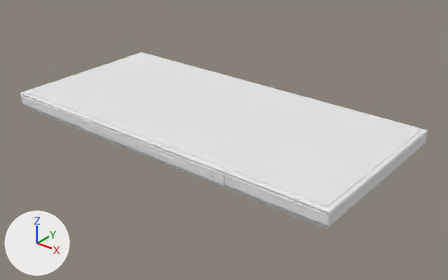
The glTF model game/assets/interior/prize_podium.glb as it was, and as the next commit left it.
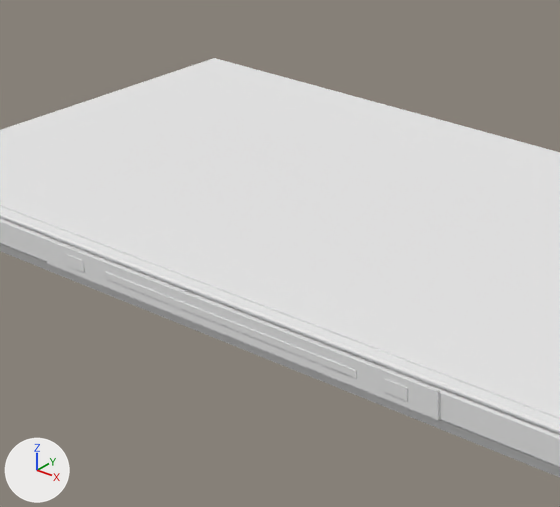
The first picture shows the older version from a 50 mm lens placed at (5.7, -6.78, 4.07), pointed at (0.28, -0.01, -0.13). The close-ups show the older and then the newer version on the part from 14% to 60% of the width and 11% to 77% of the height of that picture. Only the edits that show in the close-ups are written down. The axes (+X, +Y, +Z) are drawn at lower left. The lights are the same throughout. Where no turn or scale is listed for an object, it has been applied to the vertices. Vertices at exactly the same position are counted once.

Script lines for the objects in view, before the commit:
```python
me_podium_toe = bpy.data.meshes.new('Podium_Toe')
me_podium_toe.from_pydata(...)  # 72 vertices, 124 faces; spans x -2.92..2.92, y -1.4..1.4, z 0.0..0.3
# faces by material slot: [112, 12]
me_podium_toe.materials.append(mat_tp_atlas_1a_d)  # white #e7e7e7
me_podium_toe.materials.append(mat_tp_atlas_lights_1a_d)  # white #e7e7e7
me_sign_face_board = bpy.data.meshes.new('Sign_Face_Board')
me_sign_face_board.from_pydata(...)  # 32 vertices, 48 faces; spans x -1.4..1.4, y -1.42..-1.4, z 0.1..0.25
# faces by material slot: [12, 36]
me_sign_face_board.materials.append(mat_tp_atlas_1a_d)  # white #e7e7e7
me_sign_face_board.materials.append(mat_tp_atlas_lights_1a_d)  # white #e7e7e7
ob_prizepodium_body = bpy.data.objects.new('PrizePodium_Body', me_podium_toe)
ob_prizepodium_body.location = (0.0, 0.0, 0.0)
ob_sign_face_mesh = bpy.data.objects.new('Sign_Face_Mesh', me_sign_face_board)
ob_sign_face_mesh.location = (0.0, 0.0, 0.0)
```
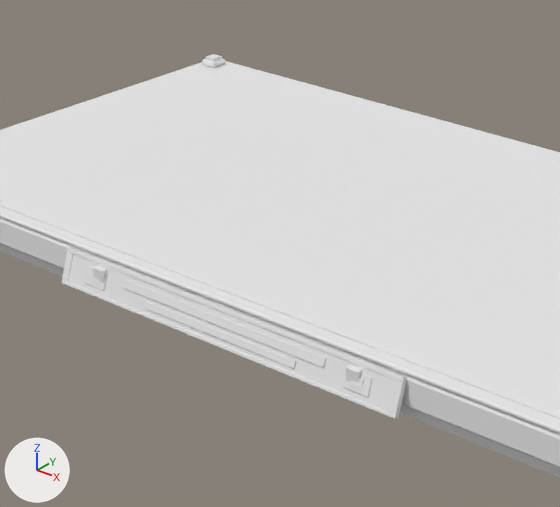
The change, as a list of edits to the scene's bpy script:
```text
Change me_sign_face_board:
    used by ob_sign_face_mesh; location = (0.0, 0.0, 0.0)
    remove me_sign_face_board.from_pydata(...)  # 32 vertices, 48 faces; spans x -1.4..1.4, y -1.42..-1.4, z 0.1..0.25
    add me_sign_face_board.from_pydata(...)  # 242 vertices, 444 faces; spans x -1.2..1.2, y -1.49..-1.39, z 0.06..0.26
    me_sign_face_board part 1: a new loose piece, a box spanning x -0.95..-0.87, y -1.46..-1.39, z 0.08..0.22, in mat_tp_atlas_1a_d (white #e7e7e7)
    me_sign_face_board part 2: a new loose piece, a box spanning x 0.87..0.95, y -1.46..-1.39, z 0.08..0.22, in mat_tp_atlas_1a_d (white #e7e7e7)
    me_sign_face_board part 3: the loose piece of 8 vertices spanning x -1.22..-1.08, y -1.42..-1.41, z 0.14..0.21 is scaled about its middle by (0.5, 0.752, 0.671), then moved by (0.21, -0.04, -0.01)
    me_sign_face_board part 4: the loose piece of 8 vertices spanning x 1.08..1.22, y -1.42..-1.41, z 0.14..0.21 is scaled about its middle by (0.5, 0.752, 0.671), then moved by (-0.21, -0.04, -0.01)
    me_sign_face_board part 5: the loose piece of 8 vertices spanning x -1.4..1.4, y -1.41..-1.4, z 0.1..0.25 is rebuilt with 24 vertices and now spans x -1.18..1.18, y -1.48..-1.4, z 0.06..0.25
    me_sign_face_board part 6: the loose piece of 8 vertices spanning x -0.9..0.9, y -1.42..-1.41, z 0.16..0.19 is rebuilt with 24 vertices and now spans x -0.72..0.72, y -1.45..-1.43, z 0.16..0.21
    me_sign_face_board part 7: a new loose piece of 90 vertices spanning x -1.2..1.2, y -1.49..-1.39, z 0.06..0.26, in mat_tp_atlas_1a_d (white #e7e7e7)
    me_sign_face_board part 8: a new loose piece of 24 vertices spanning x -0.54..0.54, y -1.47..-1.46, z 0.11..0.15, in mat_tp_atlas_lights_1a_d (white #e7e7e7)
    me_sign_face_board part 9: a new loose piece of 24 vertices spanning x -1.02..-0.86, y -1.47..-1.43, z 0.11..0.21, in mat_tp_atlas_lights_1a_d (white #e7e7e7)
    me_sign_face_board part 10: a new loose piece of 24 vertices spanning x 0.86..1.02, y -1.47..-1.43, z 0.11..0.21, in mat_tp_atlas_lights_1a_d (white #e7e7e7)
```

Pixel boxes (x1, y1, x2, y2) of what changed, in the close-ups (560 x 507 px; the box of a moved part takes in the faces that stretch with it):
'Sign_Face_Mesh', reshaped (12% narrower): before (45, 238, 440, 420); after (61, 247, 407, 419)
part 1 of me_sign_face_board, added (mostly hidden): after (93, 266, 107, 283)
part 2 of me_sign_face_board, added (mostly hidden): after (345, 365, 362, 383)
part 3 of me_sign_face_board, moved or reshaped: before (66, 254, 84, 272); after (90, 272, 99, 284)
part 4 of me_sign_face_board, moved or reshaped: before (384, 379, 408, 401); after (350, 378, 364, 390)
part 5 of me_sign_face_board, rebuilt (17% narrower, 14% shorter): before (45, 238, 440, 420); after (68, 254, 395, 411)
part 6 of me_sign_face_board, rebuilt (19% narrower, 16% shorter): before (105, 272, 357, 378); after (123, 279, 326, 368)
part 7 of me_sign_face_board, added: after (61, 247, 407, 419)
part 8 of me_sign_face_board, added: after (144, 301, 296, 369)
part 9 of me_sign_face_board, added: after (84, 266, 107, 291)
part 10 of me_sign_face_board, added: after (343, 373, 372, 397)
